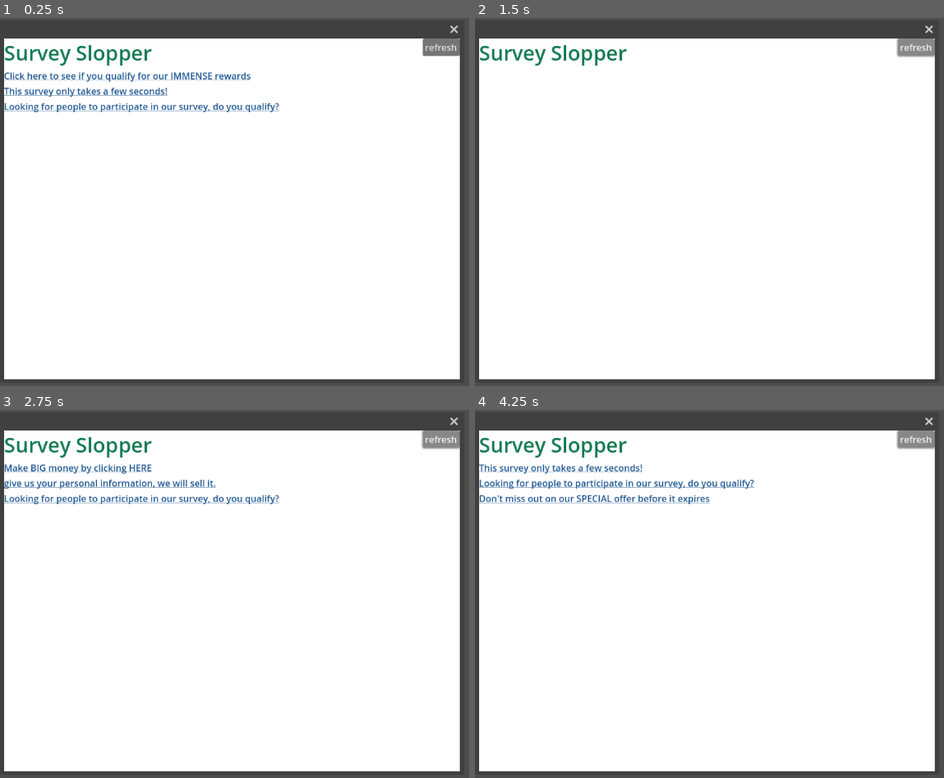
Above: before the commit, frames 1-4 (two rows, left to right).
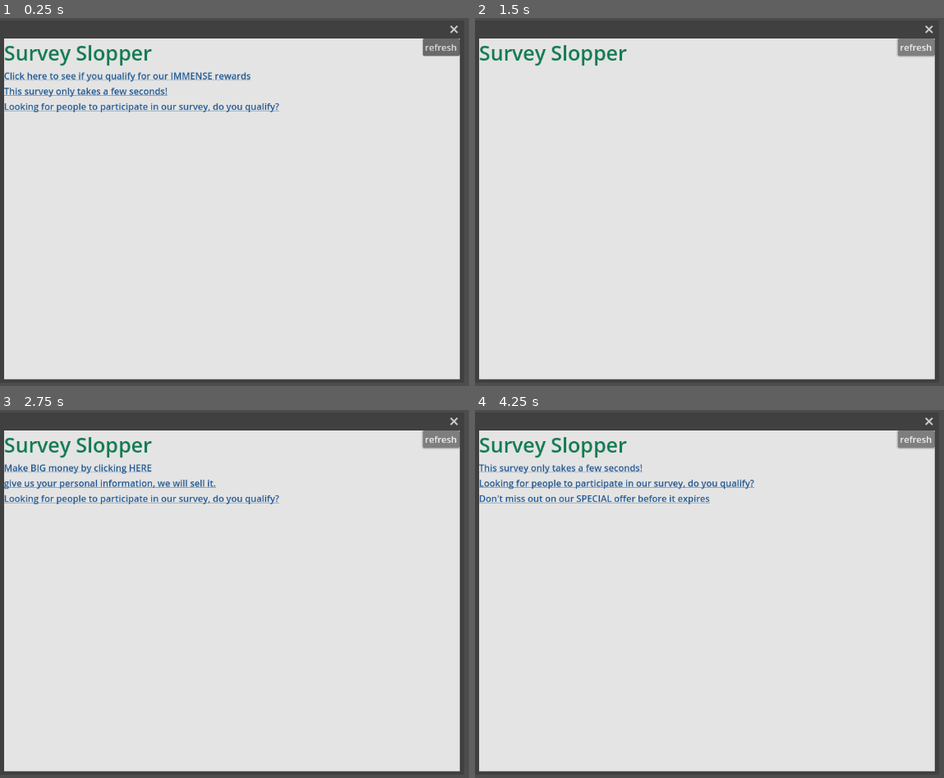
Above: after the commit, the same moments.

Repository: zsmitty2020/SSUFamJam25
Game: Godot game, scene res://Windows/Surveys/survey_window.tscn
Two runs of this game, one before a commit and one after it. Both use one fixed random seed, a clock stepped at 60 frames per second and the inputs below. This scene is started directly instead of the project's main scene.
Inputs:
- Up to frame 1 (0.25 s): no input
- Up to frame 2 (1.5 s): click "refresh" at 0.5 s; click "refresh" at 1.25 s
- Up to frame 3 (2.75 s): click "refresh" at 2 s
- Up to frame 4 (4.25 s): tap Enter at 2.75 s; tap Space (flappy_fly_jump) at 3.02, 3.32, 3.77, 4.07 s

The runs differ from the first frame. In frame 1, 87% of the frame differs, in the area x 0-98%, y 5-98%; in frame 2, 89%; in frame 3, 87%; in frame 4, 87%.

Commit message:
made it mildly prettier

Diff:
--- a/ssu-fam-jam-game-godot-project/Windows/Bank/bank_window.tscn
+++ b/ssu-fam-jam-game-godot-project/Windows/Bank/bank_window.tscn
@@ -2,14 +2,17 @@
 
 [ext_resource type="Script" uid="uid://d4ddev0qunue2" path="res://Windows/Bank/bank_window.gd" id="1_rk71q"]
 
-[sub_resource type="Gradient" id="Gradient_vqyj1"]
-colors = PackedColorArray(1, 1, 1, 1, 1, 1, 1, 1)
+[sub_resource type="Gradient" id="Gradient_rk71q"]
+offsets = PackedFloat32Array(0.31543624, 1)
+colors = PackedColorArray(1, 1, 1, 1, 0.6762742, 0.844334, 0.9550827, 1)
 
-[sub_resource type="GradientTexture1D" id="GradientTexture1D_rk71q"]
-gradient = SubResource("Gradient_vqyj1")
+[sub_resource type="GradientTexture2D" id="GradientTexture2D_shjuj"]
+gradient = SubResource("Gradient_rk71q")
+fill = 1
 
 [node name="BankWindow" type="Window"]
 oversampling_override = 1.0
+title = "PPB Bank: Your Account"
 position = Vector2i(7, 31)
 size = Vector2i(800, 600)
 
@@ -19,7 +22,7 @@
 anchor_bottom = 1.0
 grow_horizontal = 2
 grow_vertical = 2
-texture = SubResource("GradientTexture1D_rk71q")
+texture = SubResource("GradientTexture2D_shjuj")
 script = ExtResource("1_rk71q")
 
 [node name="VBoxContainer" type="VBoxContainer" parent="BankWindow"]
@@ -32,9 +35,9 @@
 
 [node name="Label" type="Label" parent="BankWindow/VBoxContainer"]
 layout_mode = 2
-theme_override_colors/font_color = Color(0, 0, 0, 1)
+theme_override_colors/font_color = Color(0, 0, 0.8784314, 1)
 theme_override_font_sizes/font_size = 36
-text = "PooPooButt Bank"
+text = "PPB Bank"
 
 [node name="Label2" type="Label" parent="BankWindow/VBoxContainer"]
 layout_mode = 2
--- a/ssu-fam-jam-game-godot-project/Windows/Search/search_window.tscn
+++ b/ssu-fam-jam-game-godot-project/Windows/Search/search_window.tscn
@@ -10,7 +10,7 @@
 
 [node name="SearchWindow" type="Window"]
 oversampling_override = 1.0
-title = "PooPooButt Search"
+title = "Consult Connor: The World's Premiere Search Engine"
 position = Vector2i(7, 36)
 size = Vector2i(800, 600)
 
@@ -36,8 +36,8 @@
 
 [node name="Label" type="Label" parent="SearchWindow/MainSearchScreen/VBoxContainer"]
 layout_mode = 2
-theme_override_colors/font_color = Color(0, 0, 0, 1)
-text = "PooPooButt Search"
+theme_override_colors/font_color = Color(0.7411765, 0, 0, 1)
+text = "Consult Connor: Search Anything!"
 
 [node name="HBoxContainer" type="HBoxContainer" parent="SearchWindow/MainSearchScreen/VBoxContainer"]
 layout_mode = 2
--- a/ssu-fam-jam-game-godot-project/Windows/Surveys/survey_window.tscn
+++ b/ssu-fam-jam-game-godot-project/Windows/Surveys/survey_window.tscn
@@ -3,7 +3,7 @@
 [ext_resource type="Script" uid="uid://sf6s7b88dplf" path="res://Windows/Surveys/survey_window.gd" id="1_fc8nb"]
 
 [sub_resource type="Gradient" id="Gradient_rj8gn"]
-colors = PackedColorArray(1, 1, 1, 1, 1, 1, 1, 1)
+colors = PackedColorArray(0.89492244, 0.89492244, 0.8949224, 1, 0.89411765, 0.89411765, 0.89411765, 1)
 
 [sub_resource type="GradientTexture1D" id="GradientTexture1D_1wuo8"]
 gradient = SubResource("Gradient_rj8gn")
